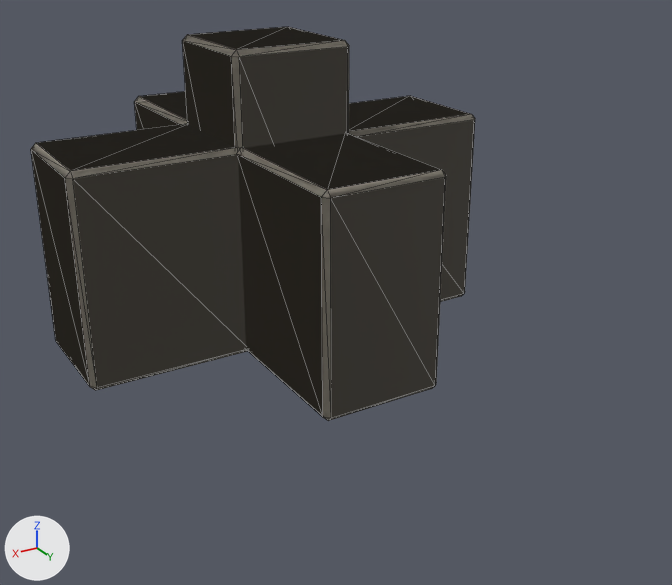
The glTF model apps/garden/public/assets/models/PolishedStoneFence.glb: old version first, new version second.
Before and after are seen from a 50 mm camera at (0.945, 1.881, 0.972) aimed at (0.008, 0.319, 0.191). Every picture has the same lights, and +X, +Y and +Z are marked at lower left. The first picture is the older version. Mesh edges are drawn as thin lines.

Script lines for the objects in view, before the commit:
```python
me_polishedstonefence_corner_mesh = bpy.data.meshes.new('PolishedStoneFence_Corner_Mesh')
me_polishedstonefence_corner_mesh.from_pydata(...)  # 72 vertices, 132 faces; spans x -0.14..0.5, y -0.14..0.5, z -1.0..-0.32
me_polishedstonefence_corner_mesh.materials.append(mat_material_polishedstonefence_surface)  # grey #918b7f
me_polishedstonefence_cross_mesh = bpy.data.meshes.new('PolishedStoneFence_Cross_Mesh')
me_polishedstonefence_cross_mesh.from_pydata(...)  # 120 vertices, 220 faces; spans x -0.5..0.5, y -0.5..0.5, z -1.0..-0.32
me_polishedstonefence_cross_mesh.materials.append(mat_material_polishedstonefence_surface)  # grey #918b7f
me_polishedstonefence_middle_mesh = bpy.data.meshes.new('PolishedStoneFence_Middle_Mesh')
me_polishedstonefence_middle_mesh.from_pydata(...)  # 72 vertices, 132 faces; spans x -0.14..0.14, y -0.5..0.5, z -1.0..-0.32
me_polishedstonefence_middle_mesh.materials.append(mat_material_polishedstonefence_surface)  # grey #918b7f
ob_polishedstonefence_corner = bpy.data.objects.new('PolishedStoneFence_Corner', me_polishedstonefence_corner_mesh)
ob_polishedstonefence_corner.location = (0.0, 0.0, 1.0)
ob_polishedstonefence_cross = bpy.data.objects.new('PolishedStoneFence_Cross', me_polishedstonefence_cross_mesh)
ob_polishedstonefence_cross.location = (0.0, 0.0, 1.0)
ob_polishedstonefence_middle = bpy.data.objects.new('PolishedStoneFence_Middle', me_polishedstonefence_middle_mesh)
ob_polishedstonefence_middle.location = (0.0, 0.0, 1.0)
```
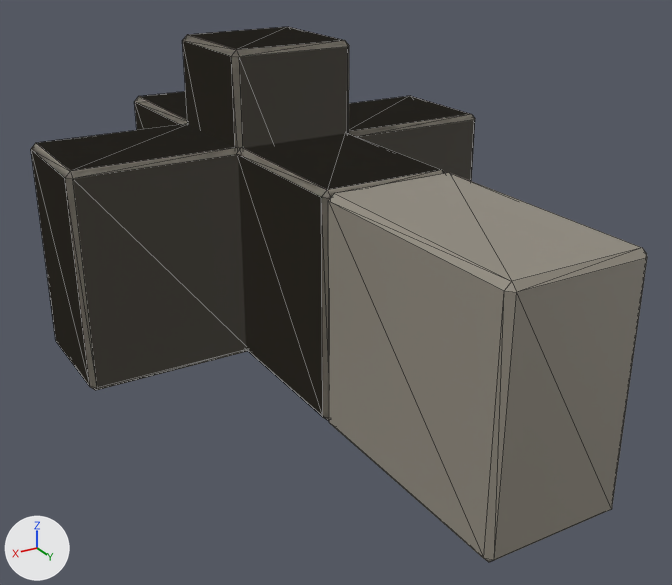
What differs and where, as boxes [x1, y1, x2, y2] in the pictures (672 x 585 px):
'PolishedStoneFence_Extension', added
    after: [328, 173, 647, 562]

Diff of the bpy script that builds the scene:
```diff
--- a/apps/garden/public/assets/models/PolishedStoneFence.glb.py
+++ b/apps/garden/public/assets/models/PolishedStoneFence.glb.py
@@ me_polishedstonefence_extension_mesh @@
+me_polishedstonefence_extension_mesh.from_pydata(...)  # 24 vertices, 44 faces; spans x -0.14..0.14, y 0.5..1.0, z -1.0..-0.52
+me_polishedstonefence_extension_mesh.materials.append(mat_material_polishedstonefence_surface)  # grey #918b7f
@@ ob_polishedstonefence_extension @@
+ob_polishedstonefence_extension = bpy.data.objects.new('PolishedStoneFence_Extension', me_polishedstonefence_extension_mesh)
+ob_polishedstonefence_extension.location = (0.0, 0.0, 1.0)
```
